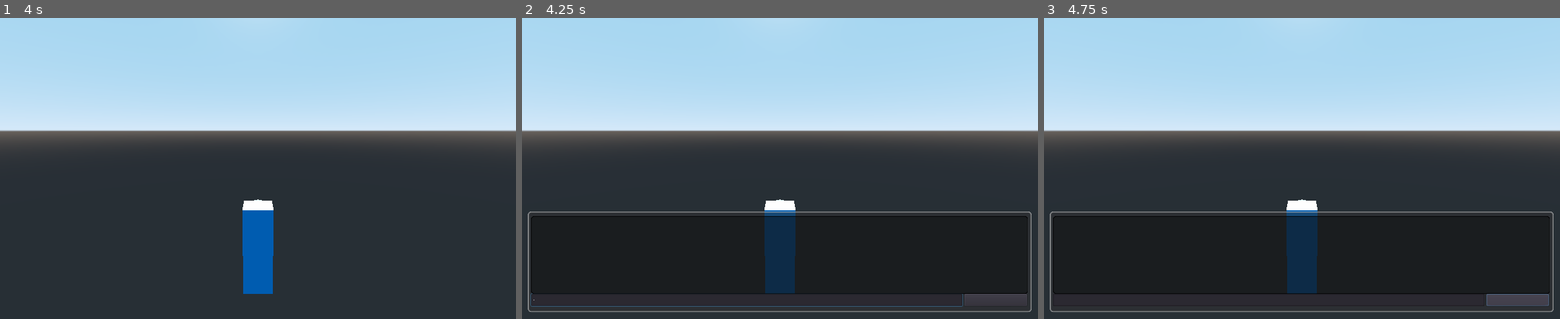
Above: before the commit, frames 1-3 (left to right).
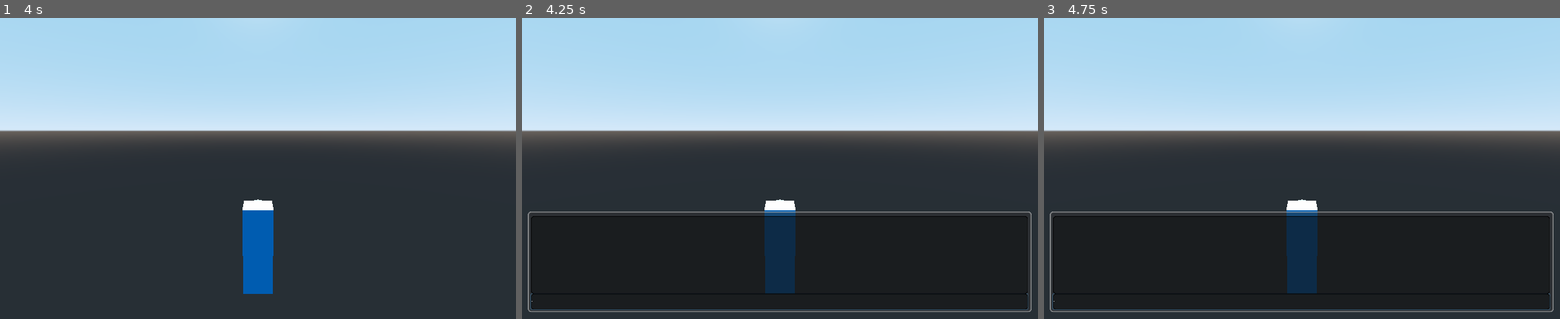
Above: after the commit, the same moments.

Repository: Jerstopholes/MyGameProject
Game: Godot game, scene res://scenes/levels/test worlds/PrimaryTestingScene.tscn
Two runs of this game, one before a commit and one after it. Both use one fixed random seed, a clock stepped at 60 frames per second and the inputs below.
Inputs (mouse positions are in pixels of both pictures, inside the frame that each line leads up to):
- Up to frame 1 (4 s): tap Enter at 0.5, 2, 3.5 s; tap Down (scroll_down_history) at 0.6, 1.55, 2.1, 3.05, 3.6 s; tap Up (scroll_up_history) at 0.8, 1.35, 2.3, 2.85, 3.8 s; tap Space at 1.25, 2.75 s
- Up to frame 2 (4.25 s): tap ` (console) at 4.15 s
- Up to frame 3 (4.75 s): click (1518, 300) at 4.25 s, where only the run before the commit has a clickable "Clear"

Frame 1 is identical in both runs. In frame 2, 1.3% of the frame differs, in the area x 1-99%, y 91-98%; in frame 3, 0.9%.

Commit message:
Debug Console improvements

Diff:
--- a/MyGameProject/scenes/gui/debug/Console.gd
+++ b/MyGameProject/scenes/gui/debug/Console.gd
@@ -4,23 +4,49 @@
 	ARG_FLOAT,
 	ARG_INT,
 	ARG_BOOL,
-	ARG_STRING
+	ARG_STRING,
 }
+
+# Array that holds valid function names
+const functions = [
+	"speed",
+	"debugmode",
+	"commands",
+	"functions",
+	"godmode",
+	"jumpheight",
+	"unlockall",
+]
+
+# Array which stores information about the callable functions
+const function_list = [
+	'--- VALID FUNCTIONS ---',
+	str("[color=green]speed (arg: [i]number[/i])[/color]",
+	" -- Use [color=green]set speed [i]1[/i][/color] to set the speed of the player to 1."),
+	str("[color=green]debugmode (arg: [i]on/off[/i])[/color]",
+	" -- Use [color=green]set debugmode [i]on/off[/i][/color] to turn debugging on or off."),
+	str("[color=green]godmode (arg: [i]on/off[/i])[/color] -- Used to make the player invincible."),
+	str("[color=green]jumpheight (arg: [i]number[/i])[/color] -- Used to set the player's jump height."),
+	str("[color=green]unlockall (arg: [i]on/off[/i])[/color] -- Unlocks all player abilities."),
+
+]
+# Array holding valid commands and their arguments
 const commands = [
 	["clear", []],
-	["commands", []],
-	["speed", [ARG_FLOAT]],
-	["debug", [ARG_BOOL]],
+	["ls", [ARG_STRING]],
+	["set", [ARG_STRING, ARG_STRING]],
 	["exit", []],
-]
-
+	["help", [ARG_STRING]],
+]
+
+# Array which stores information about the commands and their arguments
 const command_list = [
+	'--- VALID COMMANDS ---',
 	'[color=green]clear[/color] -- Clears the console of all text.',
-	'[color=green]commands[/color] -- Lists all valid commands you can use.',
-	'[color=green]debug[/color] [color=yellow]([i]on/off[/i])[/color] -- Turns debugging mode on or off.',
 	'[color=green]exit[/color] -- Clears and exits the console.',
-	'[color=green]speed[/color] [color=yellow](Number: [i]speed[/i])[/color] -- Sets the movement speed of the player.',
-
+	'[color=green]ls <commands> OR <functions>[/color] -- Lists all valid commands/functions you can use.',
+	str('[color=green]set (arg: [i]func[/i], arg: [i]param[/i])[/color] -- Sets the function with the parameter.',
+	' For valid functions, use [color=green]ls functions[/color].'),
 ]
 
 # Command history
@@ -38,52 +64,43 @@
 
 
 # Called every frame. 'delta' is the elapsed time since the previous frame.
-func _process(delta):
+func _input(event):
 
 	# Toggle the console
-	if Input.is_action_just_pressed("console"):
+	if Input.is_action_just_released("console"):
 		self.visible = !self.visible
+		# Don't catch the tilde!
+		$Input.text = ""
 
 		# Grabs the focus of the input field
 		if self.visible:
-
 			# Ensure that the DebugScreen isn't in the way
 			$Input.grab_focus()
-
 
 
 	if Input.is_action_just_pressed("scroll_up_history"):
 		if show_history:
 			command_history_index += 1
-			if command_history_index >= command_history.size():
-				command_history_index = command_history.size() - 1
 		else:
 			command_history_index = 0
-
-		show_history = true
+		if command_history_index >= command_history.size():
+			command_history_index = command_history.size() -1
 
 		if command_history.size() > 0:
-			$Input.grab_focus()
 			$Input.text = command_history[command_history_index]
-			$Input.caret_position = command_history[command_history_index].length()
-
-
-
+			show_history = true
 
 	if Input.is_action_just_pressed("scroll_down_history"):
 		if show_history:
-				command_history_index -= 1
-				if command_history_index <= 0:
-					command_history_index = 0
+			command_history_index -= 1
 		else:
 			command_history_index = 0
-
-		show_history = true
+		if command_history_index <= 0:
+			command_history_index = 0
 
 		if command_history.size() > 0:
-			$Input.grab_focus()
 			$Input.text = command_history[command_history_index]
-			$Input.caret_position = command_history[command_history_index].length()
+			show_history = true
 
 
 func execute_command(var text : String):
@@ -95,36 +112,65 @@
 		return
 
 	var command_word = words.pop_front()
+
 	for c in commands:
-		if c[0] == command_word:
+		if (c[0] == command_word):
+			# Not enough parameters
 			if words.size() != c[1].size():
-				output_text(str("[color=red]",'Failure executing "', "[color=green]" ,command_word,
-				"[/color]", '", expected ', c[1].size(), ' parameter(s).',"[/color]"))
+				output_text(str("[color=red]ERROR: [/color]",'Failure executing "', command_word,
+				'", expected ', c[1].size(), ' parameter(s).'))
 				return
 			for i in range(words.size()):
+				# Incorrect parameter was used
 				if not check_type(words[i], c[1][i]):
-					output_text(str("[color=red]", 'Failure executing "', "[color=green]", command_word,
-					"[/color]", '" parameter ', (i + 1),
-					'("', words[i], '") is of the wrong type.'))
+					output_text(str("[color=red]ERROR: [/color]", 'Failure executing "', command_word,
+					'" parameter ', (i + 1), '("', words[i], '") is of the wrong type.'))
 					return
+
+				# The function does not exist
+				if not command_word == "help":
+					if not check_function(words[0]):
+						output_text(str('[color=red]ERROR:[/color] Failure executing "',
+						command_word,', function "', words[0], '" does not exist!'))
+						return
+				else:
+					if not check_command(words[0]):
+						output_text(str('[color=red]ERROR:[/color] Cannot return help on command "', words[0],
+						'", it does not exist!'))
+						return
+
+
 			if GameManager.allow_console:
-				output_text("Executing " + "[color=green][b]" + text + "[/b][/color]" )
+				# We made it through all of the checks, and console commands are allowed
+				# so execute the command and add it to the command history array
 				callv(command_word, words)
 
 				# Only insert valid commands into the command history
 				if words.size() > 0:
-					command_history.insert(0, command_word + " " + words[0])
+					# Store the parameters of the command
+					var parameter = ""
+					for w in range(words.size()):
+						if w != words.size() - 1:
+							parameter += words[w] + " "
+						else:
+							parameter += words[w]
+
+					command_history.insert(0, command_word + " " + parameter)
 				else:
+					# No parameters, so only store the command word
 					command_history.insert(0, command_word)
 
+				# Remove elements from the command history when we reach the limit
 				if command_history.size() > command_history_limit:
 					command_history.remove(command_history.size() - 1)
-			else:
-				output_text(str("[b][color=red]CONSOLE COMMANDS ARE CURRENTLY DISABLED.[/color][/b]", "\n",
-				"[color=yellow][i]To enable, toggle 'Allow Console Commands' in the debug menu (CTRL+D).[/i][/color]"))
+
+				# Output the command history when debugging is on
+				if GameManager.debugmode:
+					output_text(str("[b][color=yellow][debug msg][/color]Command History:[/b] ",
+					str(command_history)))
 			return
 	# Tell the user the command doesn't exist
-	output_text(str("[color=red]", '"', "[color=green]", command_word, "[/color]", '" is not a valid command!', "[/color]"))
+	output_text(str("[color=red]", '"', command_word, '" is not a valid command!', "[/color]"))
 
 
 func check_type(string, type):
@@ -142,6 +188,30 @@
 
 	return false
 
+func check_function(string):
+	# Search for the function and check that it exists
+	if functions.find(string, 0) == -1:
+		return false
+	else:
+		return true
+
+# Used with "help"
+func check_command(string):
+	# First we need to get the first value of the commands array and store it in separate
+	# comms array for comparison
+	var comms = []
+
+	# Loop through commands and add ONLY the command name (not parameters) to comms array
+	for c in commands:
+		comms.append(c[0])
+
+	# Search for the command and check that it actually exists
+	if comms.find(string, 0) == -1:
+		# Nothing was found
+		return false
+	else:
+		# A match was found
+		return true
 
 func output_text(var text : String):
 	$Output.bbcode_text += "\n" + text
@@ -152,28 +222,31 @@
 	# Clears the input
 	$Input.clear()
 
-
 	# Only output when the new text isn't blank
 	if not new_text == "":
 		# Execute the text
-		execute_command(new_text)
-
-# Clear's the Output's text
-func _on_Clear_pressed():
-	$Output.bbcode_text = reset_text
-
-
-func speed(var speed):
-	print("set speed", speed)
-
-func commands():
-	for i in range(command_list.size()):
-		output_text(command_list[i])
+		var text = new_text.to_lower()
+		execute_command(text)
+	else:
+		output_text("[color=yellow][i]What are you wanting me to execute, exactly? I'm not psychic.[/i][/color]")
+
+
+func speed(var speed : int):
+	output_text(str("Set player's speed to ", speed))
+
+func ls(parameter):
+	if parameter == "commands":
+		for i in range(command_list.size()):
+			output_text(command_list[i])
+	elif parameter == "functions":
+		for i in range(function_list.size()):
+			output_text(function_list[i])
+
 
 func clear():
 	$Output.bbcode_text = reset_text
 
-func debug(state):
+func debugmode(state):
 	if state == "on":
 		GameManager.debugmode = true
 	elif state == "off":
@@ -182,3 +255,34 @@
 func exit():
 	$Output.bbcode_text = reset_text
 	hide()
+
+
+func set(function, parameter):
+	if function == "debugmode":
+		debugmode(parameter)
+	if function == "speed":
+		speed(int(parameter))
+	if function == "godmode":
+		print("TODO: add godmode")
+	if function == "jumpheight":
+		print("TODO: add jumpheight")
+	if function == "unlockall":
+		print("TODO: add code to unlock all player abilities")
+
+
+func help(function):
+	if function == "set":
+		output_text(str("[color=green][i]set[/i][/color] -- Expects one (1) function, i.e,"))
+		output_text(str("[color=green][i]speed[/i] (arg: number [i]speed)[/i][/color]",
+		" -- Sets the speed of the player."))
+		output_text(str("[color=green][i]debugmode[/i] (arg: bool [i]on/off)[/i][/color]",
+		" -- Turns debugging [color=yellow][i]on/off[/i][/color]."))
+	if function == "ls":
+		output_text(str("[color=green][i]ls[/i][/color] -- Expects [i]commands[/i] or [i]functions[/i] as input, ",
+		"and lists all valid commands/functions. "))
+	if function == "clear":
+		output_text(str("[color=green]clear[/color] -- Clears the console."))
+	if function == "exit":
+		output_text(str('[color=green]exit[/color] -- Clears and exits the console.'))
+	if function == "help":
+		output_text('very cute ;P')
--- a/MyGameProject/scenes/gui/debug/Console.tscn
+++ b/MyGameProject/scenes/gui/debug/Console.tscn
@@ -24,6 +24,18 @@
 corner_radius_bottom_left = 6
 
 [sub_resource type="StyleBoxFlat" id=5]
+bg_color = Color( 0, 0, 0, 0.392157 )
+border_width_left = 1
+border_width_top = 1
+border_width_right = 1
+border_width_bottom = 1
+border_color = Color( 0, 0, 0, 1 )
+corner_radius_top_left = 6
+corner_radius_top_right = 6
+corner_radius_bottom_right = 6
+corner_radius_bottom_left = 6
+
+[sub_resource type="StyleBoxFlat" id=6]
 content_margin_left = 8.0
 content_margin_right = 8.0
 content_margin_top = 8.0
@@ -72,13 +84,14 @@
 }
 
 [node name="Input" type="LineEdit" parent="."]
-anchor_left = 0.00600601
-anchor_top = 0.82
-anchor_right = 0.862863
-anchor_bottom = 0.94
-focus_next = NodePath("../Clear")
-focus_previous = NodePath(".")
+anchor_left = 0.006006
+anchor_top = 0.819999
+anchor_right = 0.992993
+anchor_bottom = 0.974998
+custom_styles/normal = SubResource( 5 )
 virtual_keyboard_enabled = false
+clear_button_enabled = true
+shortcut_keys_enabled = false
 caret_blink = true
 caret_blink_speed = 0.45
 __meta__ = {
@@ -92,33 +105,18 @@
 anchor_bottom = 0.82
 focus_mode = 2
 mouse_filter = 1
-custom_styles/normal = SubResource( 5 )
-custom_fonts/italics_font = SubResource( 7 )
-custom_fonts/bold_font = SubResource( 9 )
-custom_fonts/normal_font = SubResource( 11 )
+custom_styles/normal = SubResource( 6 )
+custom_fonts/italics_font = SubResource( 8 )
+custom_fonts/bold_font = SubResource( 10 )
+custom_fonts/normal_font = SubResource( 12 )
 custom_constants/shadow_as_outline = 0
 bbcode_enabled = true
-bbcode_text = "Commands that you enter will be shown here.
-For a list of valid commands, type [color=green][b]commands[/b][/color] and press \"Enter\"."
-text = "Commands that you enter will be shown here.
-For a list of valid commands, type commands and press \"Enter\"."
+bbcode_text = "Command output will be shown here. To list valid commands, use [color=green][b]ls commands[/b][/color]."
+text = "Command output will be shown here. To list valid commands, use ls commands."
 scroll_following = true
 selection_enabled = true
 __meta__ = {
 "_edit_use_anchors_": true
 }
 
-[node name="Clear" type="Button" parent="."]
-anchor_left = 0.867198
-anchor_top = 0.82
-anchor_right = 0.991322
-anchor_bottom = 0.94
-focus_next = NodePath("../Input")
-focus_previous = NodePath("../Submit")
-text = "Clear "
-__meta__ = {
-"_edit_use_anchors_": true
-}
-
 [connection signal="text_entered" from="Input" to="." method="_on_Input_text_entered"]
-[connection signal="pressed" from="Clear" to="." method="_on_Clear_pressed"]
Not shown: 2 places in MyGameProject/scenes/gui/debug/Console.tscn that only renumber resources
